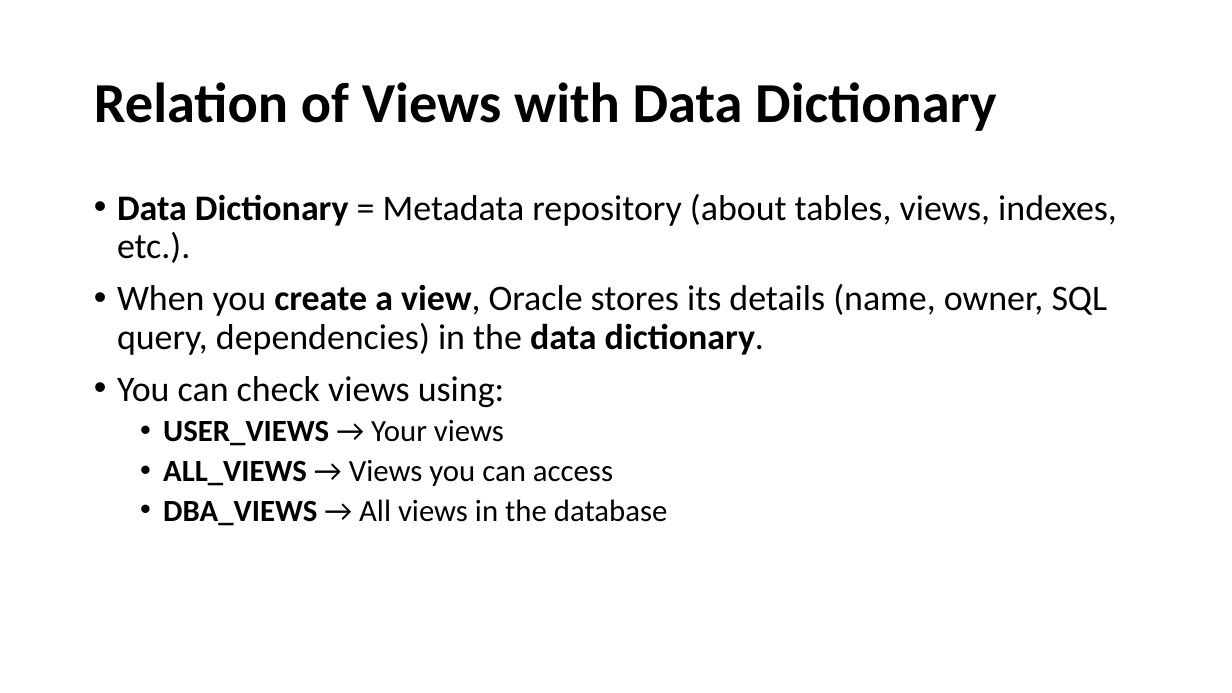
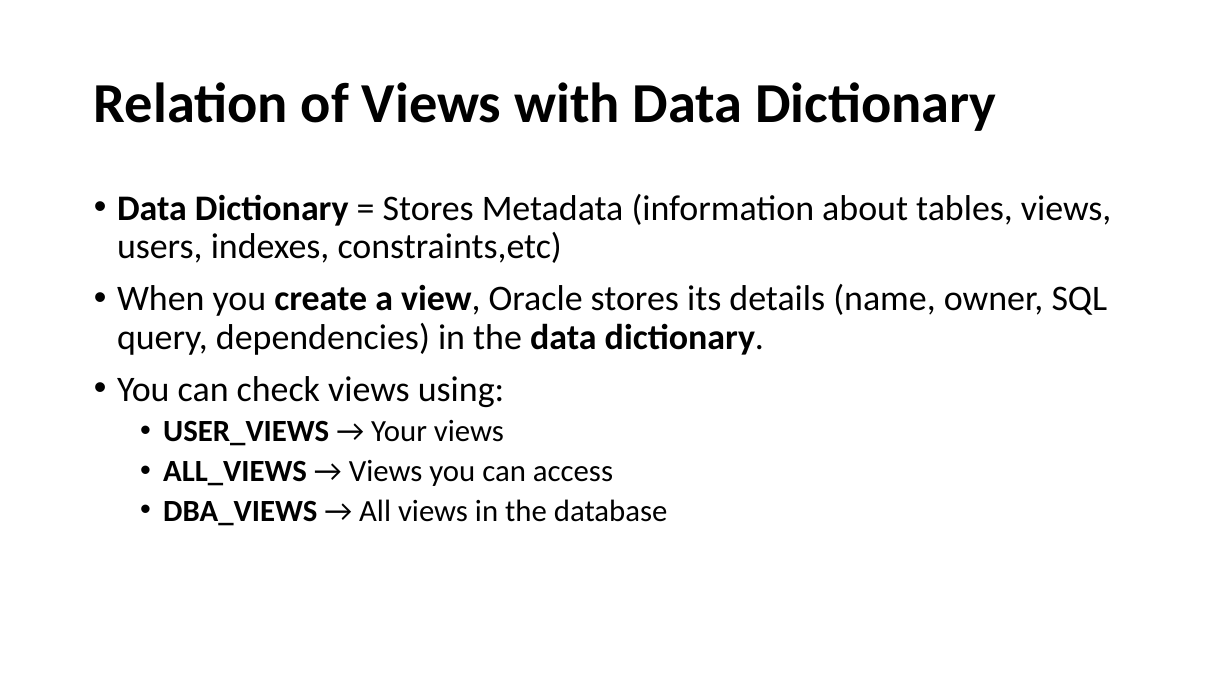
Before and after one commit to manishdesai17/Adbms, a slide deck: slide 3 of Types of Views in Oracle Database.pptx. Drawn at 1232x693 pixels with LibreOffice and Linux fonts; fonts in the diff are those of the drawing. Boxes give left, top, right and bottom in pixels: in the first picture for what was removed or moved away, otherwise in the second. Text is boxed around its words. In the diff, an @@ line names an element or a change of style, - is before the commit and + after.

```diff
--- a/Types of Views in Oracle Database.pptx
+++ b/Types of Views in Oracle Database.pptx
@@ text at [117, 194, 1111, 263]: text changed @@
-• Data Dictionary = Metadata repository (about tables, views, indexes, etc.).
+• Data Dictionary = Stores Metadata (information about tables, views, users, indexes, constraints,etc)
```
Also in this commit, not shown: 3 other slides changed.
